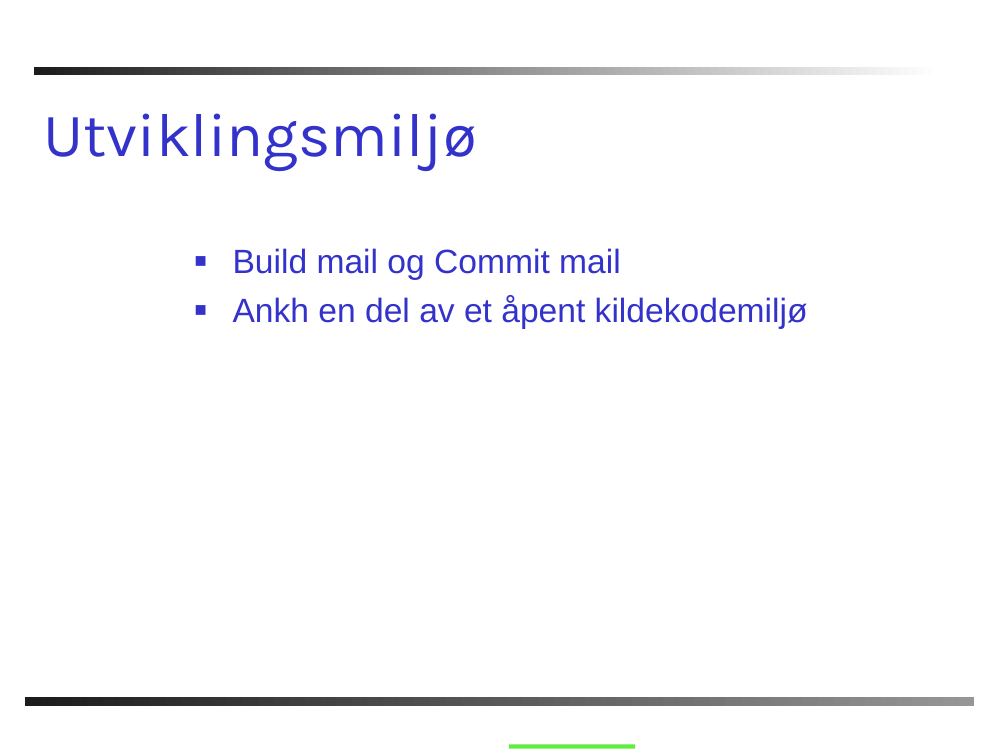
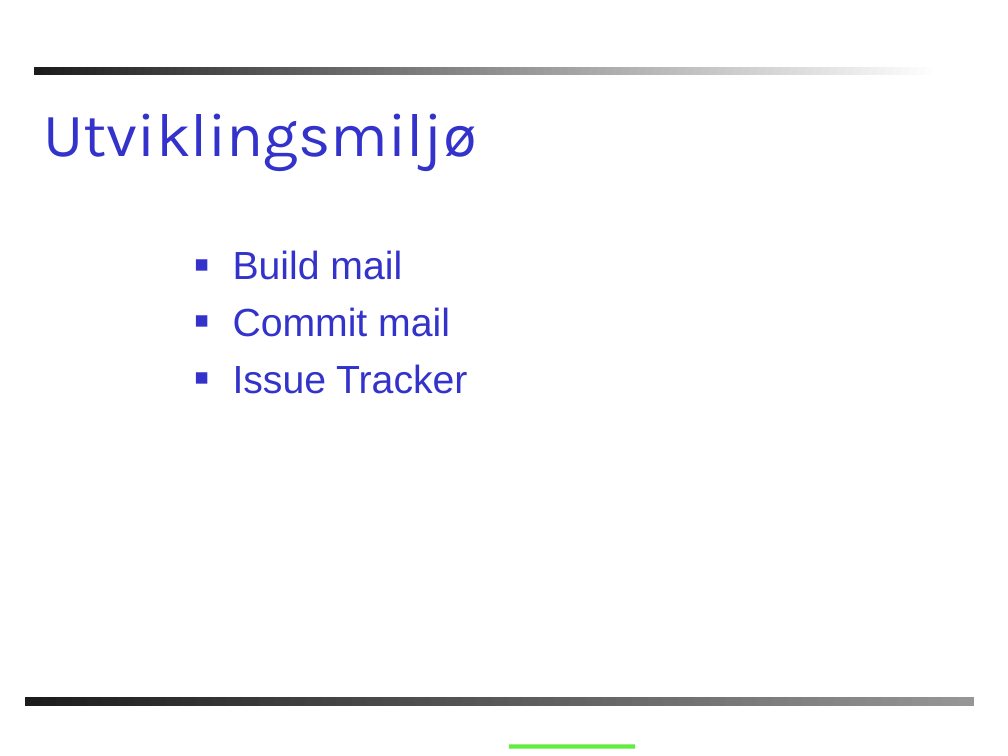
Before and after one commit to windygu/AnkhSVN, a slide deck: slide 13 of doc/powerpoint/Subversion_addin_for_VS.NET.ppt. Drawn at 1008x756 pixels with LibreOffice and Linux fonts; fonts in the diff are those of the drawing; background and template pictures are left out. Boxes give left, top, right and bottom in pixels: in the first picture for what was removed or moved away, otherwise in the second. Text is boxed around its words. In the diff, an @@ line names an element or a change of style, - is before the commit and + after.

```diff
--- a/doc/powerpoint/Subversion_addin_for_VS.NET.ppt
+++ b/doc/powerpoint/Subversion_addin_for_VS.NET.ppt
@@ text at box(233, 250, 467, 394): text changed; size 24 to 28 pt @@
-■ Build mail og Commit mail
-■ Ankh en del av et åpent kildekodemiljø
+■ Build mail
+■ Commit mail
+■ Issue Tracker
```
Also in this commit, not shown: 9 other slides changed, 2 slides added, 1 slide removed.
